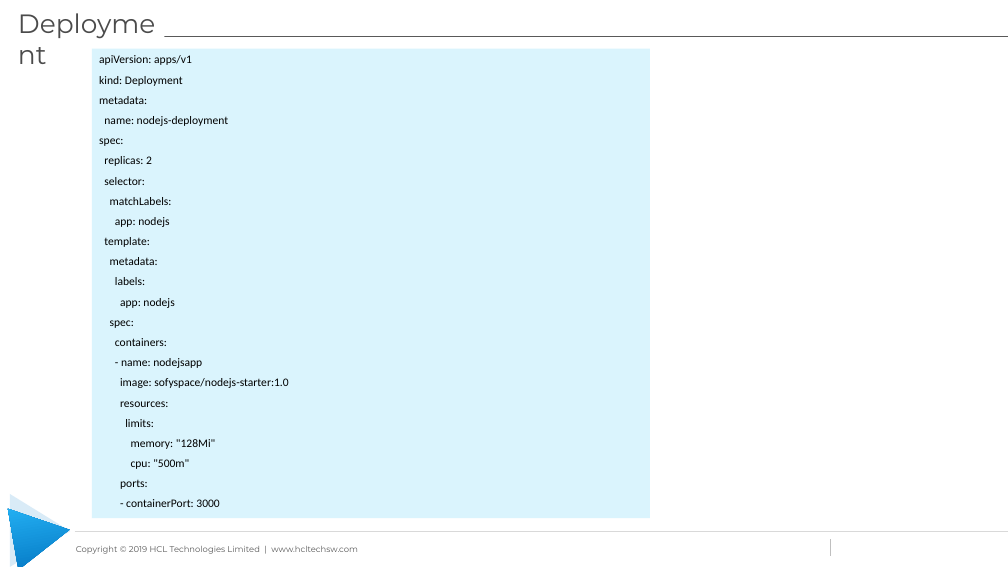
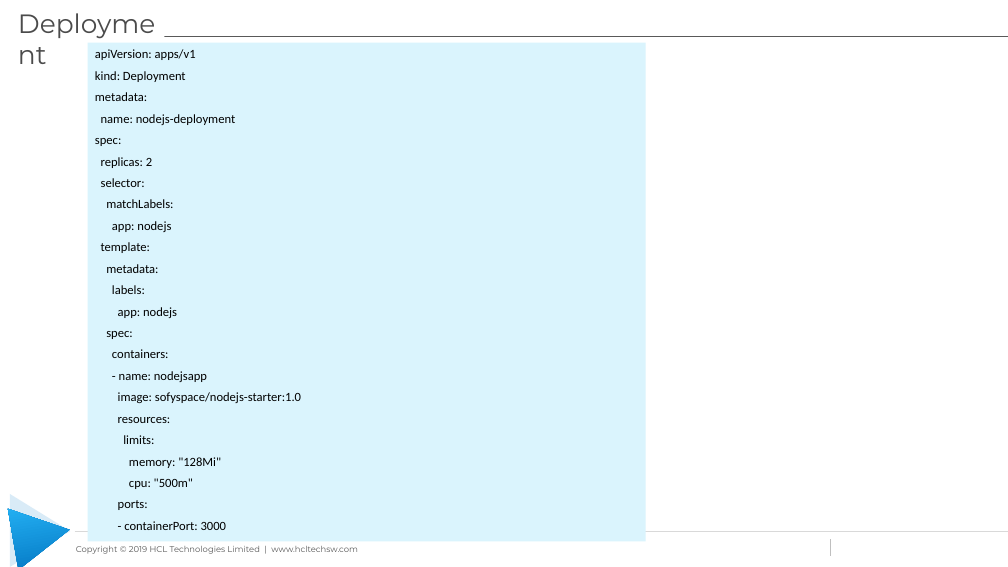
Before and after one commit to learning-zone/docker-and-kubernetes-basics, a slide deck: slide 11 of kubernetes-workshop-files/Kubernetes_Workshop.pptx. Drawn at 1008x567 pixels with LibreOffice and Linux fonts; fonts in the diff are those of the drawing; background and template pictures are left out. Boxes give left, top, right and bottom in pixels: in the first picture for what was removed or moved away, otherwise in the second. Text is boxed around its words. In the diff, an @@ line names an element or a change of style, - is before the commit and + after.

```diff
--- a/kubernetes-workshop-files/Kubernetes_Workshop.pptx
+++ b/kubernetes-workshop-files/Kubernetes_Workshop.pptx
@@ rectangle "apiVersion: apps/v1" resized from (x1=91, y1=48, x2=650, y2=518) to (x1=88, y1=42, x2=646, y2=541) @@
@@ rectangle "apiVersion: apps/v1" at (x1=88, y1=42, x2=646, y2=541): size 11 to 12 pt @@
```
Also in this commit, not shown: 3 other slides changed, 4 slides added, 3 slides removed.
